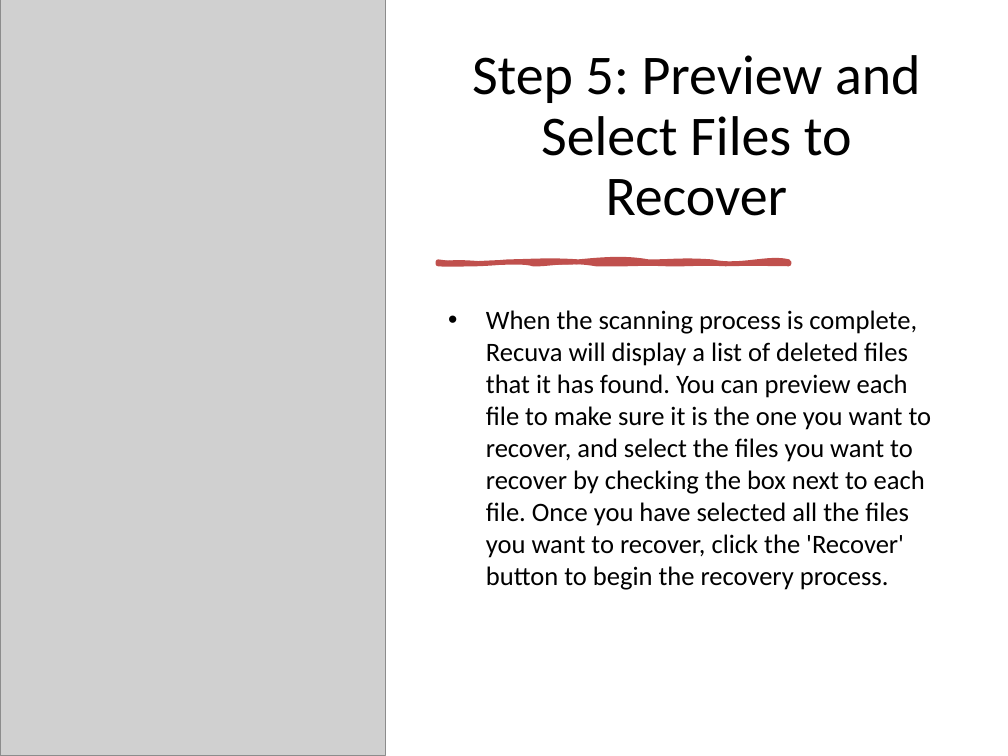
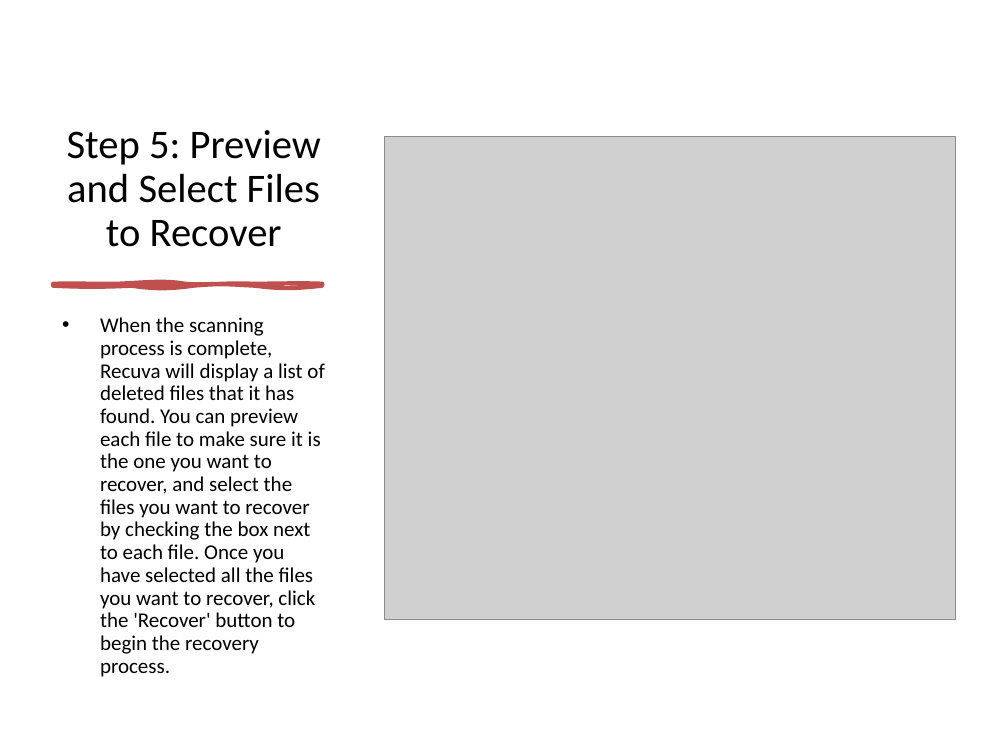
Before and after one commit to sarthak22122000/Open-Source-Project, a slide deck: slide 7 of Recuva_File_Recovery.pptx. Drawn at 1008x756 pixels with LibreOffice and Linux fonts; fonts in the diff are those of the drawing; grey boxes stand for pictures. Boxes give left, top, right and bottom in pixels: in the first picture for what was removed or moved away, otherwise in the second. Text is boxed around its words. In the diff, an @@ line names an element or a change of style, - is before the commit and + after.

```diff
--- a/Recuva_File_Recovery.pptx
+++ b/Recuva_File_Recovery.pptx
@@ picture removed at (x1=0, y1=0, x2=385, y2=756) @@
@@ title "Step 5: Preview and Select ..." moved from (x1=472, y1=55, x2=921, y2=216) to (x1=67, y1=130, x2=321, y2=247) @@
@@ title "Step 5: Preview and Select ..." at (x1=67, y1=130, x2=321, y2=247): size 40 to 29 pt @@
@@ picture added at (x1=385, y1=137, x2=956, y2=619) @@
@@ freeform shape removed at (x1=438, y1=262, x2=789, y2=264) @@
@@ freeform shape added at (x1=53, y1=283, x2=323, y2=285), fill #C0504D, outline #C0504D 3 pt @@
@@ text "When the scanning process is ..." moved from (x1=486, y1=310, x2=932, y2=590) to (x1=100, y1=317, x2=324, y2=677) @@
@@ text "When the scanning process is ..." at (x1=100, y1=317, x2=324, y2=677): size 19 to 15 pt; line spacing 1 to 0.9 @@
```
Also in this commit, not shown: 6 other slides changed.
